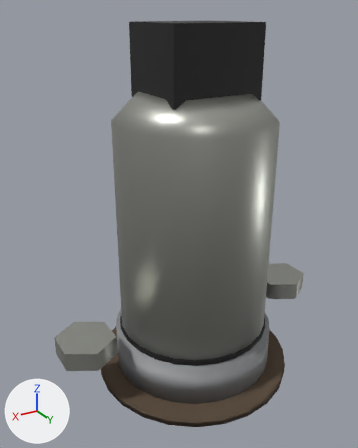
What one commit did to the glTF model public/parts/cold-start-valve.glb.
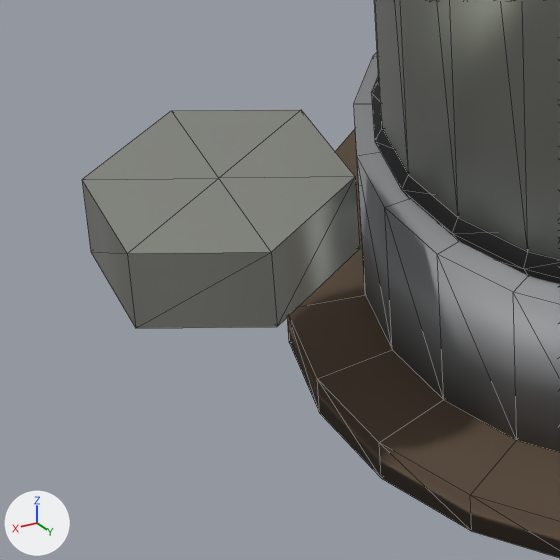
The first picture shows the older version from a camera (50 mm lens) standing at (-21.3, 200.1, 322.3) and looking at (-57.7, 139.4, 292.0). The close-ups show the older and then the newer version on the part from 10% to 45% of the width and 66% to 95% of the height of that picture. Only the edits that show in the close-ups are written down. The axes (+X, +Y, +Z) are drawn at lower left. The lights are the same throughout. The close-ups show mesh edges as thin lines. Where no turn or scale is listed for an object, it has been applied to the vertices.
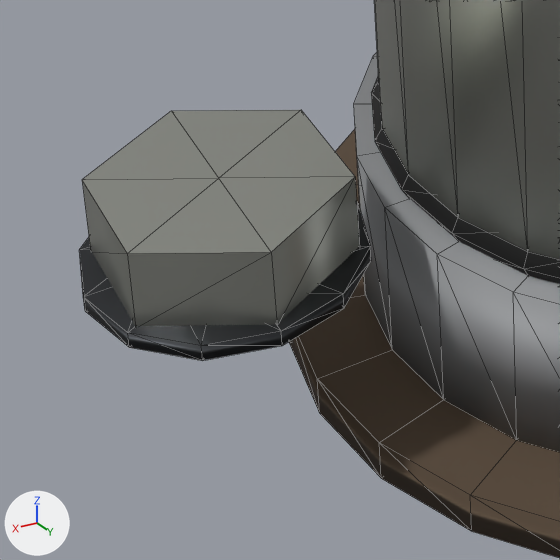
Diff of the bpy script that builds the scene:
```diff
--- a/public/parts/cold-start-valve.glb.py
+++ b/public/parts/cold-start-valve.glb.py
@@ mat_darksteel @@
+mat_darksteel = principled_material('darkSteel')
+mat_darksteel.base_color = (0.0452, 0.0482, 0.0529)  # dark grey #3c3e41
+mat_darksteel.metallic = 0.85
+mat_darksteel.roughness = 0.45
@@ me_mesh_5 @@
+me_mesh_5.from_pydata(...)  # 96 vertices, 144 faces; spans x -24.0..24.0, y -5.0..5.0, z -0.3..0.3
+me_mesh_5.materials.append(mat_darksteel)  # dark grey #3c3e41
@@ ob_mesh_5 @@
+ob_mesh_5 = bpy.data.objects.new('Mesh_5', me_mesh_5)
+ob_mesh_5.location = (-60.0, 140.0, 274.3)
```

Where the change shows, as pixel boxes (x1, y1, x2, y2) in the close-ups (560 x 560 px):
'Mesh_5', added: after (79, 202, 371, 361)
